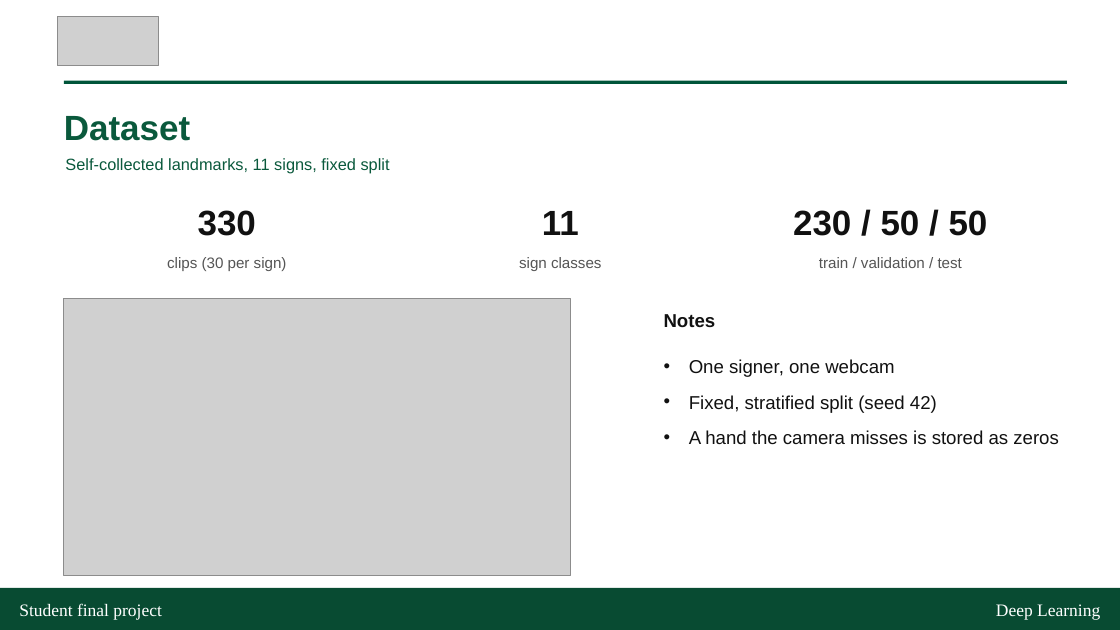
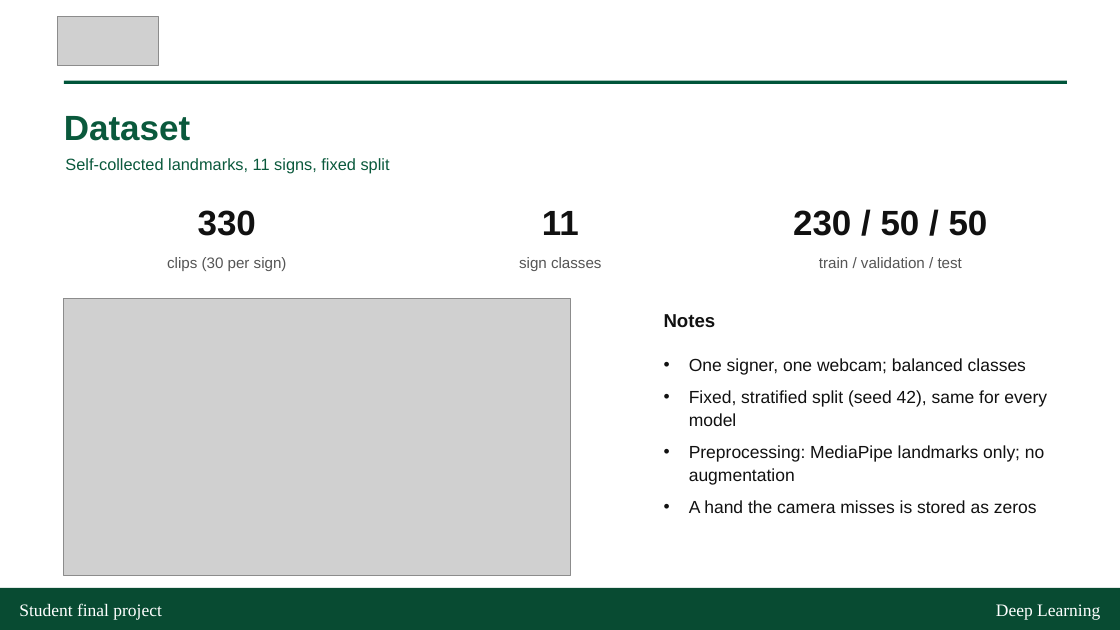
Before and after one commit to rinrin168/khmersignlanguage, a slide deck: slide 4 of slides/khmer_sign_language_presentation.pptx. Drawn at 1120x630 pixels with LibreOffice and Linux fonts; fonts in the diff are those of the drawing; grey boxes stand for pictures. Boxes give left, top, right and bottom in pixels: in the first picture for what was removed or moved away, otherwise in the second. Text is boxed around its words. In the diff, an @@ line names an element or a change of style, - is before the commit and + after.

```diff
--- a/slides/khmer_sign_language_presentation.pptx
+++ b/slides/khmer_sign_language_presentation.pptx
@@ text at box(689, 358, 1047, 485): text changed; size 16 to 15 pt @@
-• One signer, one webcam
-• Fixed, stratified split (seed 42)
+• One signer, one webcam; balanced classes
+• Fixed, stratified split (seed 42), same for every model
+• Preprocessing: MediaPipe landmarks only; no augmentation
@@ text at box(689, 500, 1037, 513): size 16 to 15 pt in "A hand the camera misses is stored ..."; less space between paragraphs @@
```
Also in this commit, not shown: 3 other slides changed, 10 other files.
